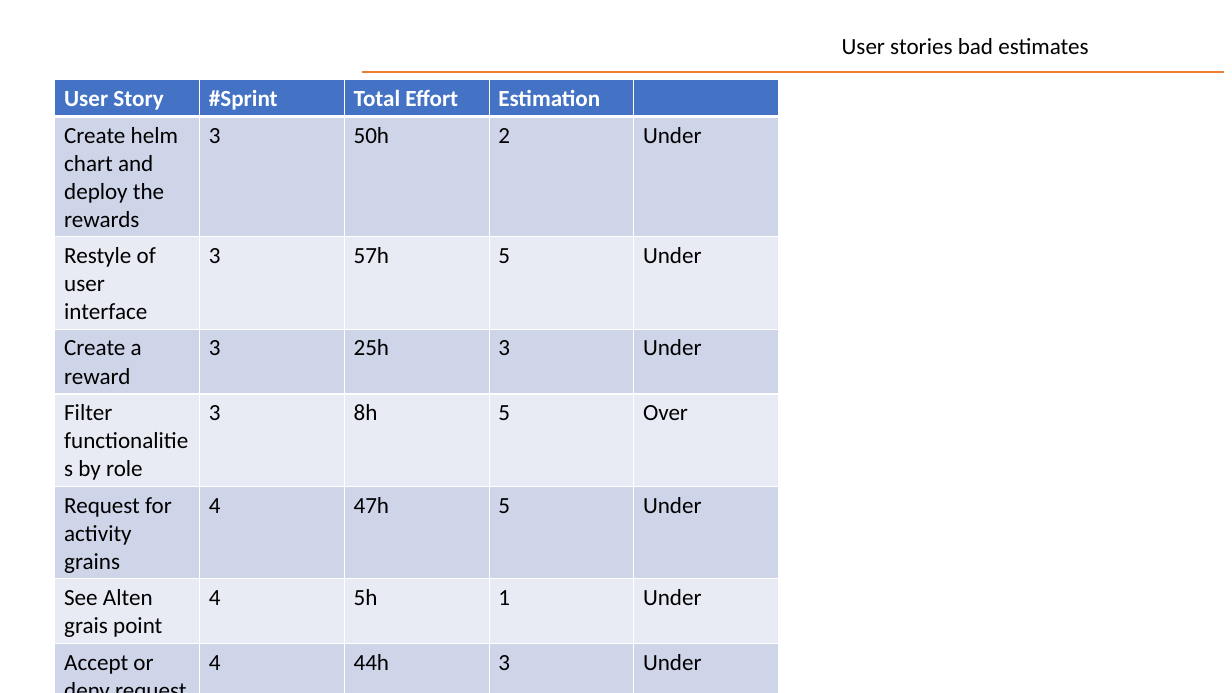
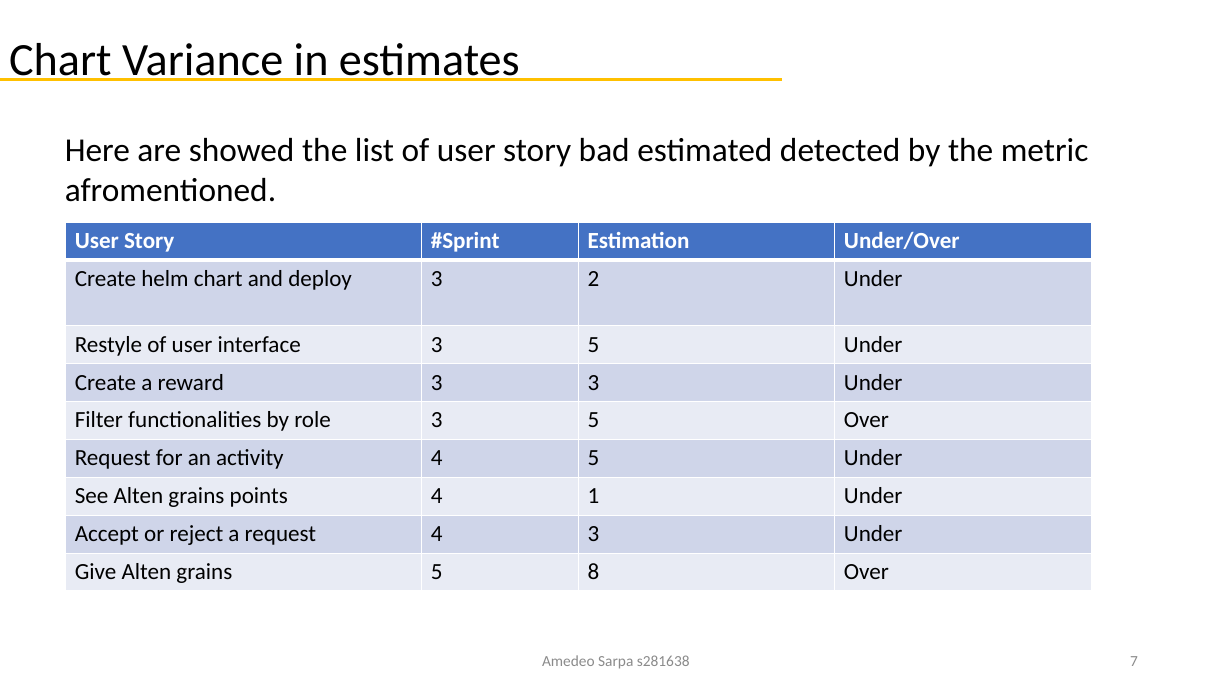
Before and after one commit to AmedeoSarpa/thesis, a slide deck: slide 7 of demo-presentation.pptx (slide 4 before the commit). Drawn at 1232x693 pixels with LibreOffice and Linux fonts; fonts in the diff are those of the drawing. Boxes give left, top, right and bottom in pixels: in the first picture for what was removed or moved away, otherwise in the second. Text is boxed around its words. In the diff, an @@ line names an element or a change of style, - is before the commit and + after.

```diff
--- a/demo-presentation.pptx
+++ b/demo-presentation.pptx
@@ text added at [9,43,520,81], 36 pt, text #000000 @@
+Chart Variance in estimates
@@ text removed at [842,38,1088,54] @@
-User stories bad estimates
@@ line added from (0, 79) to (782, 79), #FFC000 2.5 pt @@
@@ line removed from (361, 72) to (1224, 72) @@
@@ text added at [65,138,1089,202], 26 pt, text #000000 @@
+Here are showed the list of user story bad estimated detected by the metric afromentioned.
@@ table at [66,222,1092,591] @@
-column 1: User Story | Create helm chart and deploy the rewards | Restyle of user interface | Create a reward | Filter functionalities by role | Request for activity grains | See Alten grais point | Accept or deny request | Give Alten grains
+column 1: User Story | Create helm chart and deploy | Restyle of user interface | Create a reward | Filter functionalities by role | Request for an activity | See Alten grains points | Accept or reject a request | Give Alten grains
-column 3: Total Effort | 50h | 57h | 25h | 8h | 47h | 5h | 44h | 18h
-column 4, row 1: 
+column 4, row 1: Under/Over
-column 4, row 9: over
+column 4, row 9: Over
@@ table: place and size @@
-table at [55,79,780,693]
+table at [66,222,1092,591]
@@ text added at [542,655,690,669], 12 pt, text #8C8C8C @@
+Amedeo Sarpa s281638
@@ page number added at [1130,656,1138,666], 12 pt, text #8C8C8C @@
+7
```
Also in this commit, not shown: 14 slides added, 7 slides removed, 4 other files.
